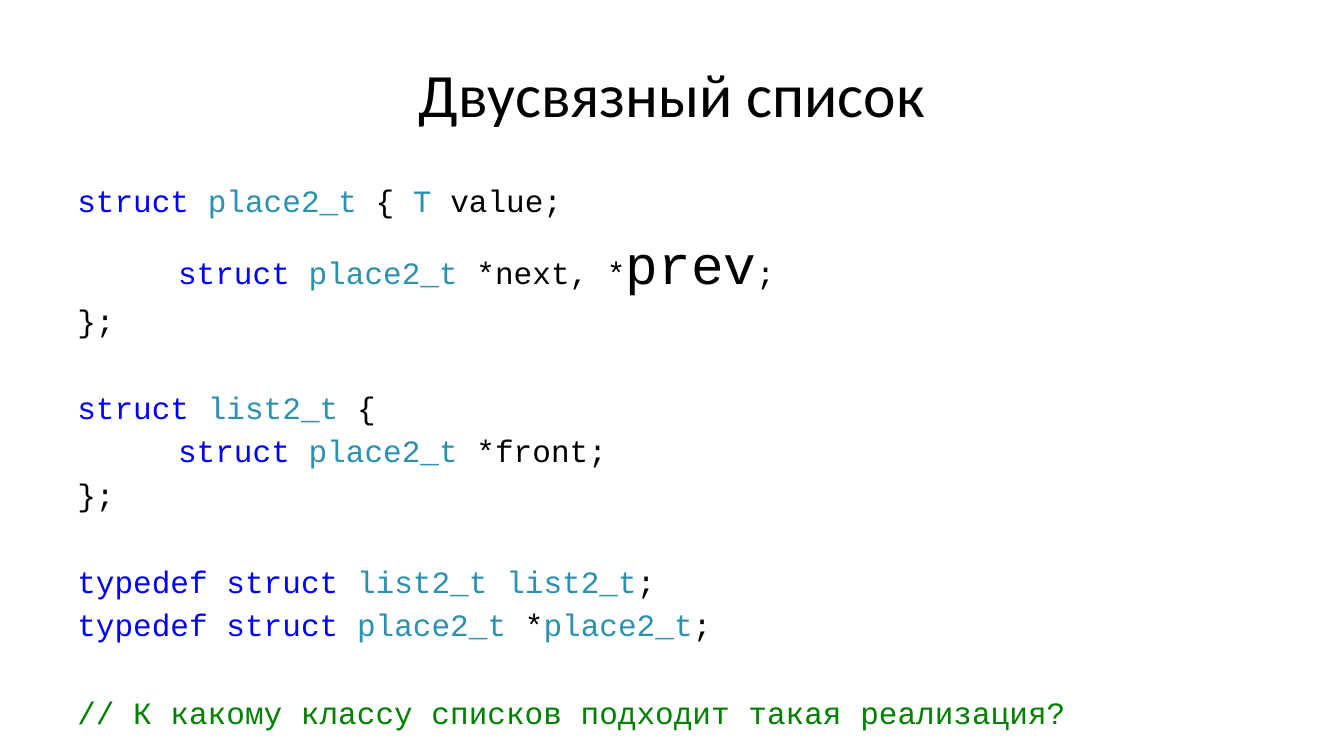
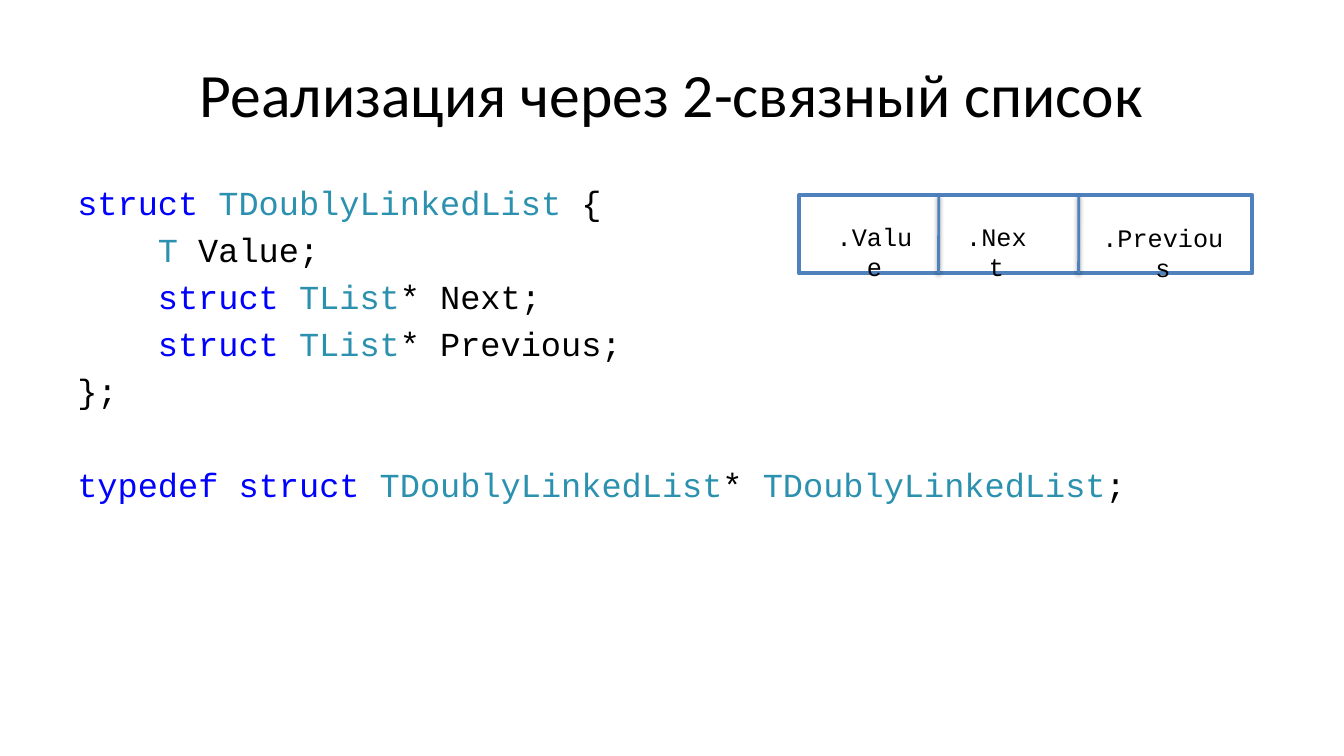
Before and after one commit to Evgueni-Petrov-aka-espetrov/Algorithms-and-Programming-in-C-pptx, a slide deck: slide 23 of 08 Списки.pptx. Drawn at 1344x756 pixels with LibreOffice and Linux fonts; fonts in the diff are those of the drawing. Boxes give left, top, right and bottom in pixels: in the first picture for what was removed or moved away, otherwise in the second. Text is boxed around its words. In the diff, an @@ line names an element or a change of style, - is before the commit and + after.

```diff
--- a/08 Списки.pptx
+++ b/08 Списки.pptx
@@ title at (200, 75, 1142, 127): text changed @@
-Двусвязный список
+Реализация через 2-связный список
@@ text "struct TDoublyLinkedList {" at (77, 190, 1126, 504): size 22.2 to 24 pt in "};" @@
@@ text at (77, 190, 622, 362): text changed; size 22.2 to 24 pt; text colour #000000 to #2B91AF @@
-struct place2_t { T value;
-struct place2_t *next, *prev;
+struct TDoublyLinkedList {
+T Value;
+struct TList* Next;
+struct TList* Previous;
@@ line added from (1079, 196) to (1079, 273), #4F81BD 2 pt @@
@@ group added at (800, 196, 1253, 273): 2 texts, 1 rectangle, 1 line @@
+.Value
+.Next
@@ text added at (1090, 218, 1235, 258), 18 pt, text #000000 @@
+.Previous
@@ text at (77, 472, 1126, 504): text changed; size 22.2 to 24 pt; text colour #008000 to #2B91AF @@
-struct list2_t {
-struct place2_t *front;
-};
-typedef struct list2_t list2_t;
-typedef struct place2_t *place2_t;
-// К какому классу списков подходит такая реализация?
+typedef struct TDoublyLinkedList* TDoublyLinkedList;
```
Also in this commit, not shown: 20 other slides changed, 3 slides added, 3 slides removed.
